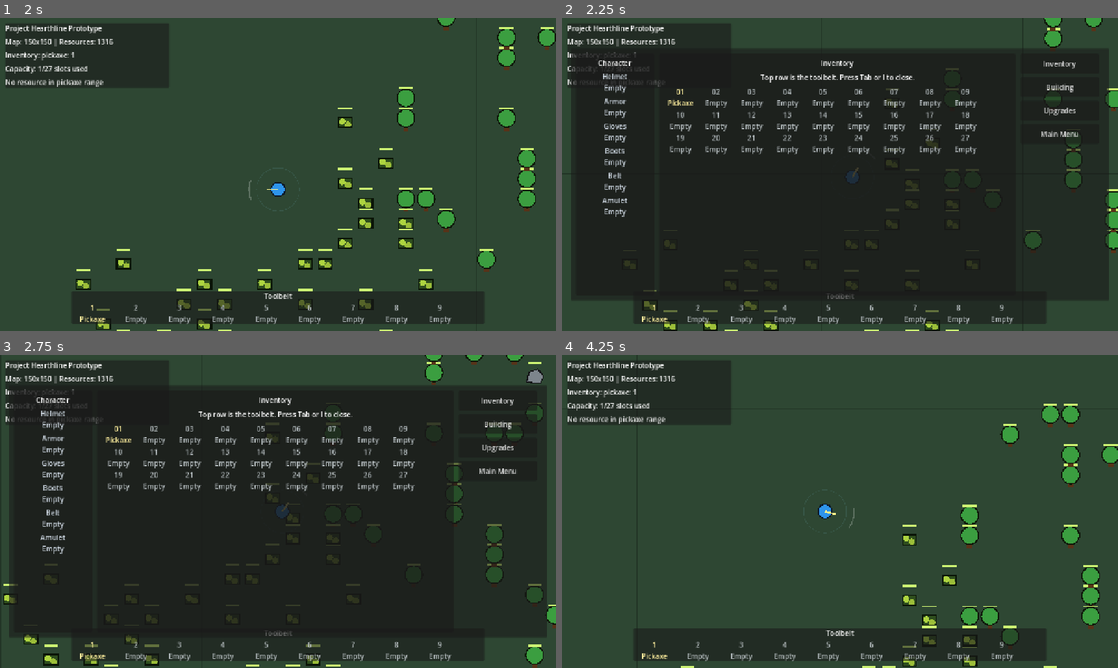
Above: before the commit, frames 1-4 (two rows, left to right).
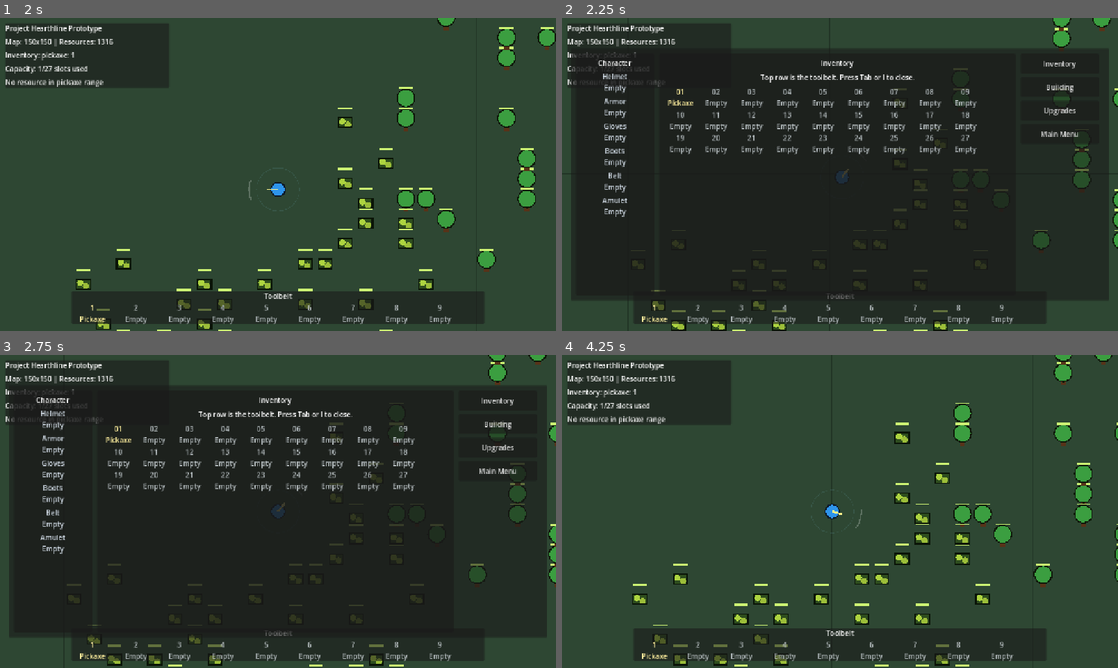
Above: after the commit, the same moments.

Repository: ProninNikita/game-idk
Game: Godot game, scene res://scenes/main/main.tscn
Two runs of this game, one before a commit and one after it. Both use one fixed random seed, a clock stepped at 60 frames per second and the inputs below.
Inputs (mouse positions are in pixels of both pictures, inside the frame that each line leads up to):
- Up to frame 1 (2 s): tap Enter at 0.5 s; move the mouse to (400, 158) at 0.52 s; hold D (move_right) 0.53-1.28 s; click (400, 158) at 0.6 s; move the mouse to (166, 190) at 1.27 s; hold S (move_down) from 1.28 s (still down); tap E (interact) at 1.35 s; click (166, 190) at 1.42 s
- Up to frame 2 (2.25 s): move the mouse to (895, 105) at 2.02 s; release S (move_down) at 2.03 s; hold D (move_right) from 2.03 s (still down); tap I at 2.1 s; click (895, 105) at 2.17 s
- Up to frame 3 (2.75 s): keep holding D (move_right)
- Up to frame 4 (4.25 s): move the mouse to (812, 574) at 2.77 s; release D (move_right) at 2.78 s; hold W (move_up) 2.78-3.53 s; click (812, 574) at 2.85 s; move the mouse to (1006, 558) at 3.52 s; hold A (move_left) from 3.53 s (still down); tap E (interact) at 3.6 s; click (1006, 558) at 3.67 s; tap Tab (inventory) at 4.15 s

Frame 1 is identical in both runs. In frame 2, 2.7% of the frame differs, in the area x 11-100%, y 0-100%; in frame 3, 4.2%; in frame 4, 7.4%, in the area x 12-100%, y 0-100%.

Commit message:
Close prototype stability gaps

Diff:
--- a/scripts/player/player_controller.gd
+++ b/scripts/player/player_controller.gd
@@ -62,7 +62,9 @@
 	_pickup_left = max(0.0, _pickup_left - delta)
 	_station_update_left = max(0.0, _station_update_left - delta)
 
-	var input_vector: Vector2 = Input.get_vector("move_left", "move_right", "move_up", "move_down")
+	var input_vector: Vector2 = Vector2.ZERO
+	if not gameplay_input_blocked:
+		input_vector = Input.get_vector("move_left", "move_right", "move_up", "move_down")
 	velocity = input_vector * move_speed
 
 	_update_mouse_facing()
@@ -70,7 +72,7 @@
 	move_and_slide()
 	_clamp_to_world()
 
-	if _pickup_left <= 0.0:
+	if not gameplay_input_blocked and _pickup_left <= 0.0:
 		_pickup_left = pickup_interval
 		_try_pickup_ground_items()
 
@@ -141,6 +143,9 @@
 	var definition: Dictionary = world.call("get_building_definition", building_id) as Dictionary
 	if definition.is_empty():
 		_emit_temporary_hint("Unknown building")
+		return
+	if not BUILDING_COSTS.has(building_id):
+		_emit_temporary_hint("Missing building cost definition")
 		return
 	if not _has_building_cost(building_id):
 		_emit_temporary_hint("Need %s" % _format_building_cost(building_id))
@@ -583,7 +588,7 @@
 
 func _has_building_cost(building_id: StringName) -> bool:
 	if not BUILDING_COSTS.has(building_id):
-		return true
+		return false
 
 	var cost: Dictionary = BUILDING_COSTS[building_id] as Dictionary
 	return inventory.can_remove_items(cost)
@@ -591,7 +596,7 @@
 
 func _pay_building_cost(building_id: StringName) -> bool:
 	if not BUILDING_COSTS.has(building_id):
-		return true
+		return false
 
 	var cost: Dictionary = BUILDING_COSTS[building_id] as Dictionary
 	return inventory.try_remove_items(cost)
@@ -612,7 +617,7 @@
 
 func _format_building_cost(building_id: StringName) -> String:
 	if not BUILDING_COSTS.has(building_id):
-		return "no materials"
+		return "missing cost definition"
 
 	var cost: Dictionary = BUILDING_COSTS[building_id] as Dictionary
 	var parts: Array[String] = []
--- a/scripts/qa/pre_commit_smoke_test.gd
+++ b/scripts/qa/pre_commit_smoke_test.gd
@@ -7,6 +7,43 @@
 	&"workbench": "Workbench",
 	&"fence": "Fence",
 }
+
+class FailedPlacementWorld:
+	extends Node
+
+	var backing_world: HearthlineWorld = null
+
+
+	func _init(new_backing_world: HearthlineWorld) -> void:
+		backing_world = new_backing_world
+
+
+	func get_building_definition(building_id: StringName) -> Dictionary:
+		return backing_world.get_building_definition(building_id)
+
+
+	func get_tile_size() -> int:
+		return backing_world.get_tile_size()
+
+
+	func world_to_grid(world_position: Vector2) -> Vector2i:
+		return backing_world.world_to_grid(world_position)
+
+
+	func grid_to_world_center(grid_position: Vector2i, footprint: Vector2i = Vector2i.ONE) -> Vector2:
+		return backing_world.grid_to_world_center(grid_position, footprint)
+
+
+	func can_place_building(building_id: StringName, grid_position: Vector2i) -> bool:
+		return backing_world.can_place_building(building_id, grid_position)
+
+
+	func place_building(_building_id: StringName, _grid_position: Vector2i) -> bool:
+		return false
+
+
+	func spawn_ground_item(item_id: StringName, amount: int, spawn_position: Vector2, source_color: Color = Color(0.92, 0.78, 0.28)) -> Node:
+		return backing_world.spawn_ground_item(item_id, amount, spawn_position, source_color)
 
 var _main: Node = null
 var _world: HearthlineWorld = null
@@ -84,6 +121,7 @@
 	await _open_inventory_with_action()
 	_expect(_is_inventory_visible(), "Inventory opens with the inventory action")
 	_expect(_player.gameplay_input_blocked, "Gameplay input is blocked while inventory is open")
+	await _verify_ui_blocks_movement()
 
 	await _press_button_by_text(_hud, "Inventory")
 	_expect(_is_content_visible("_inventory_content"), "Inventory category button shows inventory content")
@@ -105,6 +143,7 @@
 	if resource == null:
 		return
 
+	var resource_count_before: int = _world.get_resource_count()
 	var depleted_grid: Vector2i = resource.grid_position
 	var drop_item_id: StringName = resource.drop_item_id
 	var inventory_before: int = _player.inventory.get_count(drop_item_id)
@@ -121,6 +160,7 @@
 
 	_expect(_count_ground_items(drop_item_id) > ground_before, "Harvesting drops items on the ground")
 	_expect(_world.can_place_building(&"fence", depleted_grid), "Depleted resource cells become buildable")
+	_expect(_world.get_resource_count() == resource_count_before - 1, "Resource count decrements when a resource depletes")
 
 	var ground_item: Node2D = _find_ground_item(drop_item_id)
 	_expect(ground_item != null, "Harvested ground item can be found")
@@ -141,6 +181,8 @@
 		&"stone": 80,
 		&"ore": 30,
 	})
+	_expect(not _world.can_place_building(&"fence", _world.world_to_grid(_player.global_position)), "Buildings cannot be placed on the player")
+	await _verify_failed_building_placement_rolls_back_cost()
 
 	var furnace_grid: Vector2i = await _place_building_from_ui(&"furnace")
 	_expect(_find_building_at(&"furnace", furnace_grid) != null, "Furnace is placed from the Building UI")
@@ -150,6 +192,40 @@
 
 	var workbench_grid: Vector2i = await _place_building_from_ui(&"workbench")
 	_expect(_find_building_at(&"workbench", workbench_grid) != null, "Workbench is placed from the Building UI")
+
+
+func _verify_failed_building_placement_rolls_back_cost() -> void:
+	var building_id: StringName = &"furnace"
+	var grid_position: Vector2i = _find_free_grid_near_player(building_id)
+	_expect(grid_position.x > -9000, "Found free placement grid for failed Furnace placement")
+	if grid_position.x <= -9000:
+		return
+
+	var wood_before: int = _player.inventory.get_count(&"wood")
+	var stone_before: int = _player.inventory.get_count(&"stone")
+	var furnace_before: BuildingInstance = _find_building_at(building_id, grid_position)
+	_expect(furnace_before == null, "Rollback check grid starts empty")
+
+	var original_world: Node = _player.world
+	var failed_world: FailedPlacementWorld = FailedPlacementWorld.new(_world)
+	_main.add_child(failed_world)
+	_player.set_world(failed_world)
+	_player.start_building_placement(building_id)
+	_expect(_player.pending_building_id == building_id, "Furnace placement mode starts for rollback check")
+
+	var placed: bool = _player.try_place_pending_building_at_grid(grid_position)
+	await process_frame
+	await physics_frame
+
+	_player.set_world(original_world)
+	_player.cancel_building_placement()
+	failed_world.queue_free()
+	await process_frame
+
+	_expect(not placed, "Failed Furnace placement reports failure")
+	_expect(_find_building_at(building_id, grid_position) == null, "Failed Furnace placement does not create a building")
+	_expect(_player.inventory.get_count(&"wood") == wood_before, "Failed Furnace placement refunds wood")
+	_expect(_player.inventory.get_count(&"stone") == stone_before, "Failed Furnace placement refunds stone")
 
 
 func _verify_station_buttons_crafting_and_pickup() -> void:
@@ -178,12 +254,33 @@
 	if furnace == null:
 		return
 
+	await _verify_inventory_toggle_closes_station(furnace)
+
 	await _open_station(furnace)
 	_expect(_is_station_visible(), "Station window is visible before range check")
 	_player.global_position = furnace.global_position + Vector2(_player.station_interact_range + 180.0, 0.0)
 	await _physics_steps(4)
 	_expect(_player.active_station == null, "Station interaction auto-closes when player leaves range")
 	_expect(not _is_station_visible(), "Station UI hides after auto-close")
+
+
+func _verify_ui_blocks_movement() -> void:
+	var position_before: Vector2 = _player.global_position
+	Input.action_press(&"move_right")
+	await _physics_steps(8)
+	Input.action_release(&"move_right")
+	await _physics_steps(2)
+	_expect(_player.global_position.distance_to(position_before) < 1.0, "Open UI blocks player movement")
+
+
+func _verify_inventory_toggle_closes_station(station: BuildingInstance) -> void:
+	await _open_station(station)
+	_expect(_is_station_visible(), "Station window is visible before inventory toggle")
+	await _tap_action(&"inventory")
+	await process_frame
+	_expect(not _is_station_visible(), "Inventory toggle closes station UI first")
+	_expect(_is_inventory_visible(), "Inventory opens after station UI closes")
+	await _close_inventory_with_action()
 
 
 func _verify_building_occupancy_release() -> void:
--- a/scripts/ui/hud.gd
+++ b/scripts/ui/hud.gd
@@ -107,10 +107,25 @@
 	if _inventory_window == null:
 		return
 
-	_inventory_window.visible = not _inventory_window.visible
 	if _inventory_window.visible:
+		_inventory_window.visible = false
+	else:
+		_request_station_close_if_open()
+		if _station_window != null and _station_window.visible:
+			_emit_gameplay_input_block_state()
+			return
+
+		_inventory_window.visible = true
 		_select_category(&"inventory")
 	_emit_gameplay_input_block_state()
+
+
+func is_inventory_window_visible() -> bool:
+	return _inventory_window != null and _inventory_window.visible
+
+
+func is_station_window_visible() -> bool:
+	return _station_window != null and _station_window.visible
 
 
 func _build_status_panel() -> void:
@@ -414,6 +429,11 @@
 	station_close_requested.emit()
 
 
+func _request_station_close_if_open() -> void:
+	if _station_window != null and _station_window.visible:
+		station_close_requested.emit()
+
+
 func _render_station(snapshot: Dictionary) -> void:
 	if _station_title == null or _station_status == null or _station_recipe_list == null:
 		return
--- a/scripts/world/world.gd
+++ b/scripts/world/world.gd
@@ -7,6 +7,8 @@
 const FORGE_SCENE: PackedScene = preload("res://scenes/buildings/forge.tscn")
 const WORKBENCH_SCENE: PackedScene = preload("res://scenes/buildings/workbench.tscn")
 const FENCE_SCENE: PackedScene = preload("res://scenes/buildings/fence.tscn")
+
+const DYNAMIC_PLACEMENT_BLOCKER_GROUPS: Array[StringName] = [&"player", &"players", &"placement_blockers", &"dynamic_blockers"]
 
 const RESOURCE_DEFS: Dictionary = {
 	&"tree": {
@@ -221,7 +223,7 @@
 		return false
 
 	var key: String = _grid_key(grid_pos)
-	if _occupied.has(key):
+	if _occupied.has(key) or _building_occupied.has(key):
 		return false
 
 	var node: HarvestableResourceNode = RESOURCE_NODE_SCENE.instantiate() as HarvestableResourceNode
@@ -234,10 +236,16 @@
 
 
 func _on_resource_depleted(grid_pos: Vector2i) -> void:
-	_occupied.erase(_grid_key(grid_pos))
+	var key: String = _grid_key(grid_pos)
+	if not _occupied.has(key):
+		return
+
+	_occupied.erase(key)
+	_resource_count = maxi(_resource_count - 1, 0)
 
 
 func _can_fit_footprint(grid_position: Vector2i, footprint: Vector2i) -> bool:
+	var footprint_keys: Dictionary = {}
 	for x: int in range(grid_position.x, grid_position.x + footprint.x):
 		for y: int in range(grid_position.y, grid_position.y + footprint.y):
 			if x < 0 or y < 0 or x >= map_size.x or y >= map_size.y:
@@ -245,7 +253,35 @@
 			var key: String = _grid_key(Vector2i(x, y))
 			if _occupied.has(key) or _building_occupied.has(key):
 				return false
+			footprint_keys[key] = true
+
+	if _has_dynamic_placement_blocker(footprint_keys):
+		return false
 	return true
+
+
+func _has_dynamic_placement_blocker(footprint_keys: Dictionary) -> bool:
+	if not is_inside_tree():
+		return false
+
+	var checked_instances: Dictionary = {}
+	for group_name: StringName in DYNAMIC_PLACEMENT_BLOCKER_GROUPS:
+		for node: Node in get_tree().get_nodes_in_group(group_name):
+			var instance_id: int = node.get_instance_id()
+			if checked_instances.has(instance_id):
+				continue
+			checked_instances[instance_id] = true
+
+			if not node is Node2D:
+				continue
+			if node.is_queued_for_deletion():
+				continue
+
+			var blocker: Node2D = node as Node2D
+			if footprint_keys.has(_grid_key(world_to_grid(blocker.global_position))):
+				return true
+
+	return false
 
 
 func _register_building_occupancy(building: Node, grid_position: Vector2i, footprint: Vector2i) -> void:
Not shown, changed: CHANGELOG.md
Not shown, changed: README.md
Not shown, changed: TODO.md
Not shown, changed: scripts/qa/run_pre_commit_smoke.sh
